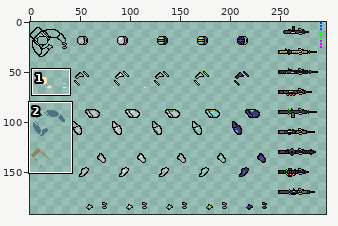
Two versions of one sprite sheet, resources/sprites/main_sprite_texture.png. Above: a wide view before the commit, with the close-up outlined.
Close-up. Earlier state:
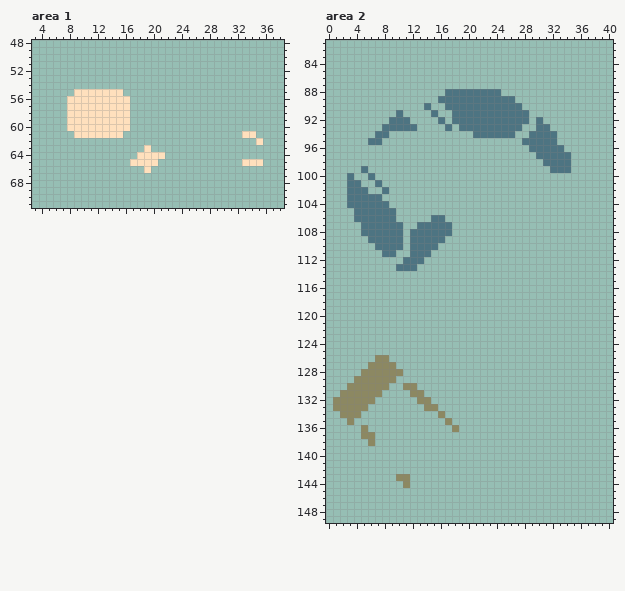
The file is 500x500 pixels. Colours within 5 levels of each other are drawn and written as one. Shown: area 1: x 3..38, y 48..71; area 2: x 0..40, y 81..149. The wide view leaves out empty margins.
The result:
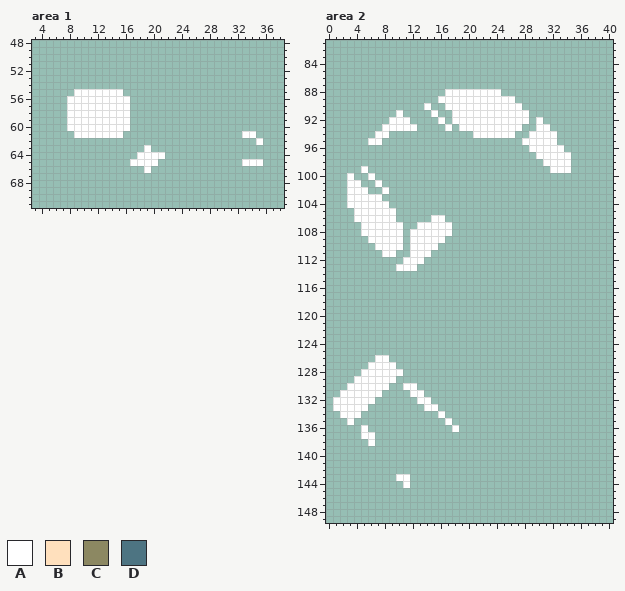
Palette (. is transparent): A #ffffff  B #ffe0bd  C #8c8862  D #4d7482
What changed:
Area 1:
Colour A replaces colour B in row 55 at x 9 to 15; in rows 56 to 60 at x 8 to 16; in row 61 at x 9 to 15 and 33 to 34; in row 62 at x 35; in row 63 at x 19; in row 64 at x 18 to 21.
Colour A replaces colour B in row 65 at x 17 to 20 and 33 to 35; in row 66 at x 19.
Area 2:
Colour A replaces colour C in row 126 at x 7 to 8; in row 127 at x 6 to 9; in row 128 at x 5 to 10; in row 129 at x 4 to 9; in row 130 at x 3 to 8 and 11 to 12; in row 131 at x 2 to 7 and 12 to 13.
Colour A replaces colour C in row 132 at x 1 to 6 and 13 to 14; in row 133 at x 1 to 5 and 14 to 15; in row 134 at x 2 to 4 and 16; in row 135 at x 3 and 17; in row 136 at x 5 and 18; in row 137 at x 5 to 6.
Colour A replaces colour C in row 138 at x 6; in row 143 at x 10 to 11; in row 144 at x 11.
Colour A replaces colour D in row 88 at x 17 to 24; in row 89 at x 16 to 26; in row 90 at x 14 and 17 to 27; in row 91 at x 10, 15 and 18 to 28; in row 92 at x 9 to 11, 16, 18 to 28 and 30; in row 93 at x 8 to 12, 17, 19 to 27 and 30 to 31.
Colour A replaces colour D in row 94 at x 7 to 8, 21 to 26 and 29 to 32; in row 95 at x 6 to 7 and 28 to 32; in row 96 at x 29 to 33; in row 97 at x 30 to 34; in row 98 at x 31 to 34; in row 99 at x 5 and 32 to 34.
Colour A replaces colour D in row 100 at x 3 and 6; in row 101 at x 3 to 4 and 7; in row 102 at x 3 to 5 and 8; in row 103 at x 3 to 7; in row 104 at x 3 to 8; in row 105 at x 4 to 9.
Colour A replaces colour D in row 106 at x 4 to 9 and 15 to 16; in row 107 at x 5 to 10 and 13 to 17; in row 108 at x 5 to 10 and 12 to 17; in row 109 at x 6 to 10 and 12 to 16; in row 110 at x 7 to 10 and 12 to 15; in row 111 at x 8 to 9 and 12 to 14.
Colour A replaces colour D in row 112 at x 11 to 13; in row 113 at x 10 to 12.
Boxes around the changes in both close-ups, in picture pixels (x1, y1, x2, y2):
changed: (67, 89, 165, 173)
changed: (242, 131, 263, 166)
changed: (347, 89, 571, 271)
changed: (333, 355, 459, 488)
